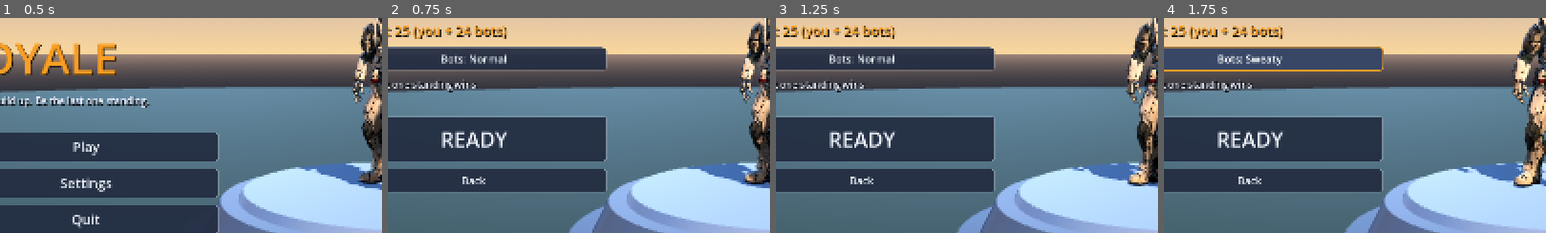
Above: before the commit, frames 1-4 (left to right).
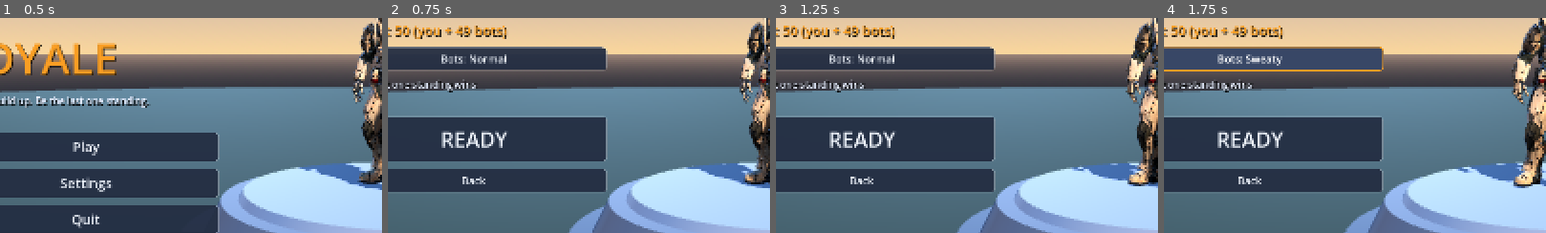
Above: after the commit, the same moments.

Repository: CoderVLSI/fortnite-clone
Game: Godot game, scene res://scenes/menu.tscn
Same seed, same stepped clock (60 frames per second), same inputs: the game is played once before the commit and once after it.
Inputs:
- Up to frame 1 (0.5 s): no input
- Up to frame 2 (0.75 s): click "Play" at 0.5 s
- Up to frame 3 (1.25 s): no input
- Up to frame 4 (1.75 s): click "Bots: Normal" at 1.25 s
The pictures show only the part of the screen within x 11-61%, y 32-82%; the shares and areas given below are measured in that part.

Frame 1 is identical in both runs. In frame 2, 0.3% of the frame differs, in the area x 2-22%, y 3-9%; in frame 3, 0.3%; in frame 4, 0.3%.

Commit message:
50 players, ten rifts, eight zip lines, distance LOD for characters
- 49 bots with new names, 340 loot spots, the lobby says 50
- rifts at every town, the depot, the lake and the snowy east
- zip lines from the new towers down to the snow town and the east
  cove, and up onto three desert mesas (the only way up without
  building); a line is dropped if its cable would cut the ground
- characters beyond 260 m are not drawn; beyond 90 m they step their
  animation every 4th frame without the limb overrides, so 50 players
  stay affordable on a phone
- tests follow: 8 zip lines and 10 rifts, 50 actors in the flow test

50-player matches over two seeds: about 250 s, no storm deaths, 42-43
of 49 bots armed, 63-65 pieces built.

Co-Authored-By: Claude Opus 5.5 <noreply@anthropic.com>
Claude-Session: https://claude.ai/code/session_0133zWQwvTPSkkXzjH6sFxTm

Diff:
--- a/runs/claude/test3/game/scripts/character.gd
+++ b/runs/claude/test3/game/scripts/character.gd
@@ -146,11 +146,43 @@
 	return Vector3(0, -cos(t), -sin(t))
 
 
+const FAR_HIDE := 260.0                 # beyond this nobody is drawn at all (50 players on a phone)
+const FAR_LOD := 90.0                   # beyond this the animation steps every 4th frame, without the pose tweaks
+var lod_far := false
+var lod_acc := 0.0
+var lod_n := 0
+
+
+func _lod(delta: float) -> int:
+	## 0: too far to draw, 1: far (cheap animation), 2: close enough to animate fully.
+	var cam := get_viewport().get_camera_3d()
+	var d := cam.global_position.distance_to(global_position) if cam else 0.0
+	if d > FAR_HIDE:
+		visible = false
+		return 0
+	var far := d > FAR_LOD
+	if far != lod_far:
+		lod_far = far
+		anim.callback_mode_process = AnimationMixer.ANIMATION_CALLBACK_MODE_PROCESS_MANUAL if far else AnimationMixer.ANIMATION_CALLBACK_MODE_PROCESS_IDLE
+		pose.active = not far
+		lod_acc = 0.0
+	if far:
+		lod_acc += delta
+		lod_n += 1
+		if lod_n % 4 == 0:
+			anim.advance(lod_acc)
+			lod_acc = 0.0
+	return 1 if far else 2
+
+
 func animate(delta: float, a: Actor) -> void:
 	var st := a.state
 	visible = st != Actor.State.BLIMP and st != Actor.State.DEAD
 	glider.visible = st == Actor.State.GLIDE
 	if not visible:
+		return
+	var detail := 2 if a.is_player else _lod(delta)
+	if detail == 0:
 		return
 	var hv := Vector2(a.velocity.x, a.velocity.z).length()
 	var armed := held_id != "" and held_id != "pickaxe"
@@ -246,6 +278,8 @@
 			arm_mode = "swing"
 			right_only = true
 	_play(c, speed)
+	if detail < 2:
+		return                                     # far away: the clip alone, no limb overrides
 	# directions for the overridden limbs
 	var f := Vector3(0, sin(a.aim_pitch), -cos(a.aim_pitch))           # aim forward, with pitch
 	var dn := Vector3(0, -cos(a.aim_pitch), -sin(a.aim_pitch))
--- a/runs/claude/test3/game/scripts/eventtest.gd
+++ b/runs/claude/test3/game/scripts/eventtest.gd
@@ -130,7 +130,7 @@
 	await frames(150)
 	check("a thrown launch pad lands and deploys", E.pads.size() == pads1 + 1, "%.1f m away" % (Vector2(E.pads[E.pads.size() - 1].pos.x - a.global_position.x, E.pads[E.pads.size() - 1].pos.z - a.global_position.z).length() if E.pads.size() > pads1 else -1.0))
 	# ---------------------------------------------------------------- zip line
-	check("three zip lines", E.zips.size() == 3, ", ".join(E.zips.map(func(z): return "%.0f m" % z.length)))
+	check("eight zip lines and ten rifts", E.zips.size() == 8 and E.rifts.size() == 10, ", ".join(E.zips.map(func(z): return "%.0f m" % z.length)) + "; rifts %d" % E.rifts.size())
 	var z: Dictionary = E.zips[0]
 	var end: Vector3 = E.cable_point(z, 1.0)
 	await put(Vector3(end.x + 1.0, T.height(end.x + 1.0, end.z) + 0.1, end.z))
--- a/runs/claude/test3/game/scripts/flowtest.gd
+++ b/runs/claude/test3/game/scripts/flowtest.gd
@@ -61,7 +61,7 @@
 	check("the countdown starts the match", scene_name() == "game.tscn")
 	await wait(30)
 	var game = current_scene
-	check("the match is running", game.match_time > 0.2 and game.actors.size() == 25, "t=%.1f" % game.match_time)
+	check("the match is running", game.match_time > 0.2 and game.actors.size() == 50, "t=%.1f" % game.match_time)
 	# end the match: eliminate every bot
 	game.player.state = Actor.State.GROUND
 	for a in game.actors:
--- a/runs/claude/test3/game/scripts/game.gd
+++ b/runs/claude/test3/game/scripts/game.gd
@@ -3,13 +3,15 @@
 extends Node3D
 
 const Terrain := preload("res://scripts/terrain.gd")
-const BOT_COUNT := 24
+const BOT_COUNT := 49
 const BLIMP_HEIGHT := 150.0
 const BLIMP_SPEED := 20.0                # 1000 m in 50 s: right across the big island
 const BLIMP_TIME := 50.0
-const LOOT_SPOTS := 260
+const LOOT_SPOTS := 340
 const BOT_NAMES := ["Mako", "Juniper", "Flint", "Sable", "Quill", "Tansy", "Rook", "Indigo", "Bramble", "Pike", "Wren", "Cobalt",
-		"Marlow", "Saffron", "Onyx", "Fennel", "Harbor", "Lark", "Dune", "Ember", "Sorrel", "Vesper", "Gale", "Thistle"]
+		"Marlow", "Saffron", "Onyx", "Fennel", "Harbor", "Lark", "Dune", "Ember", "Sorrel", "Vesper", "Gale", "Thistle",
+		"Aspen", "Basalt", "Cinder", "Delta", "Echo", "Fable", "Garnet", "Hollis", "Ivy", "Jasper", "Kestrel", "Linden",
+		"Moss", "Nova", "Opal", "Pepper", "Quarry", "Rowan", "Slate", "Tundra", "Umber", "Vale", "Willow", "Yarrow", "Zephyr"]
 
 var terrain: Terrain
 var rng := RandomNumberGenerator.new()
--- a/runs/claude/test3/game/scripts/menu.gd
+++ b/runs/claude/test3/game/scripts/menu.gd
@@ -153,7 +153,7 @@
 	lobby_box = _left_column()
 	lobby_box.visible = false
 	lobby_box.add_child(MenuUI.label("LOBBY", 70, Color.WHITE))
-	lobby_box.add_child(MenuUI.label("Players: 25 (you + 24 bots)", 28, MenuUI.ACCENT))
+	lobby_box.add_child(MenuUI.label("Players: 50 (you + 49 bots)", 28, MenuUI.ACCENT))
 	bots_btn = MenuUI.button("", 22, Vector2(200, 46))
 	bots_btn.pressed.connect(_cycle_difficulty)
 	lobby_box.add_child(bots_btn)
--- a/runs/claude/test3/game/scripts/world_events.gd
+++ b/runs/claude/test3/game/scripts/world_events.gd
@@ -42,7 +42,11 @@
 
 func _tower_deck(i: int, toward: Vector3) -> Vector3:
 	## A point at hand height on tower i's deck, on the side facing `toward`.
-	var tp: Vector2 = game.terrain.towers[i]
+	return _deck_at(game.terrain.towers[i], toward)
+
+
+func _deck_at(tp: Vector2, toward: Vector3) -> Vector3:
+	## The same for whichever tower stands nearest to `tp`.
 	var best: Node3D = null
 	for n in game.island.find_children("LookoutTower_*", "Node3D", true, false):
 		if best == null or Vector2(n.global_position.x, n.global_position.z).distance_to(tp) < Vector2(best.global_position.x, best.global_position.z).distance_to(tp):
@@ -65,6 +69,23 @@
 	var lines := [[_tower_deck(0, hill_w), hill_w], [_tower_deck(2, Vector3.ZERO), Vector3.ZERO], [hill_n, hill_c]]
 	# the middle line runs between the south and south-east towers
 	lines[1] = [_tower_deck(2, _tower_deck(1, Vector3.ZERO)), _tower_deck(1, _tower_deck(2, Vector3.ZERO))]
+	# the big island: towers down to the towns, and up onto the desert mesas (the only way up without building)
+	var snow_t: Vector2 = T.extra_towers[0]
+	var west_t: Vector2 = T.extra_towers[1]
+	var east_t: Vector2 = T.extra_towers[2]
+	var snow_town := _ground_anchor(T.snow_town + (snow_t - T.snow_town).normalized() * 30.0)
+	lines.append([_deck_at(snow_t, snow_town), snow_town])
+	var cove := _ground_anchor(T.east_cove + (east_t - T.east_cove).normalized() * 26.0)
+	lines.append([_deck_at(east_t, cove), cove])
+	var desert := _ground_anchor(T.desert_town + Vector2(30, -20))
+	lines.append([_mesa_top(T.mesas[0], desert), desert])
+	var depot := _ground_anchor(T.depot + Vector2(-36, -22))
+	lines.append([_mesa_top(T.mesas[3], depot), depot])
+	lines.append([_deck_at(west_t, _mesa_top(T.mesas[2], Vector3.ZERO)), _mesa_top(T.mesas[2], _deck_at(west_t, Vector3.ZERO))])
+	for l in lines.duplicate():
+		if not _clear(l[0], l[1]):
+			push_warning("zip line skipped: the cable would cut through the ground")
+			lines.erase(l)
 	for l in lines:
 		var a: Vector3 = l[0]
 		var b: Vector3 = l[1]
@@ -72,6 +93,24 @@
 		var z := {"a": a, "b": b, "length": length, "sag": length * 0.02}
 		zips.append(z)
 		_draw_zip(z)
+
+
+func _mesa_top(m: Array, toward: Vector3) -> Vector3:
+	## A pole near the edge of a mesa top, on the side facing `toward`.
+	var c: Vector2 = m[0]
+	var d := Vector2(toward.x, toward.z) - c
+	var p := c + (d.normalized() if d.length() > 1.0 else Vector2.RIGHT) * (float(m[1]) - 8.0)
+	return _ground_anchor(p)
+
+
+func _clear(a: Vector3, b: Vector3) -> bool:
+	## The cable stays at least a metre above the ground all the way.
+	var z := {"a": a, "b": b, "length": a.distance_to(b), "sag": a.distance_to(b) * 0.02}
+	for i in range(2, 39):
+		var p := cable_point(z, i / 40.0)
+		if p.y < game.terrain.height(p.x, p.z) + 1.0:
+			return false
+	return true
 
 
 func cable_point(z: Dictionary, t: float) -> Vector3:
@@ -151,7 +190,10 @@
 }"""
 	var mat := ShaderMaterial.new()
 	mat.shader = sh
-	for p in [T.village + Vector2(48, -36), T.farm + Vector2(-46, 34), T.yard + Vector2(18, -50)]:
+	var where: Array = [T.village + Vector2(48, -36), T.farm + Vector2(-46, 34), T.yard + Vector2(18, -50),
+			T.snow_town + Vector2(34, 22), T.desert_town + Vector2(-34, -26), T.depot + Vector2(-44, 14),
+			T.west_hamlet + Vector2(30, -32), T.east_cove + Vector2(-34, 26), T.lake + Vector2(-40, -10), Vector2(170, -230)]
+	for p in where:
 		var spot := _dry_spot(p)
 		var n := Node3D.new()
 		add_child(n)
